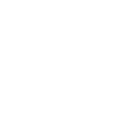
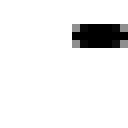
Revision of a layered (128, 128) image; what changed, layer by layer:
showed group "Zusätze" (39 layers) over [72, 24, 128, 48]
added group "Zusatz unsichtbar" with 2 layers in group "Zusätze" over [72, 24, 128, 48]
added layer "unsichtbar" in group "Zusatz unsichtbar" over [72, 24, 128, 48]
added group "Zusatz sichtbar" with 2 layers in group "Zusätze" over [72, 24, 128, 48]
added layer "sichtbar" in group "Zusatz sichtbar" over [72, 24, 128, 48]
hid group "Plugins" (1st of 2) (2 layers) over [72, 24, 120, 48]
renamed "März 2011" to "Icons 2011_03", hid the group it (23 layers) over [72, 24, 128, 48]
renamed "Basis" to "Icons Schwarz (Basis)", hid the group it (102 layers) over [72, 24, 128, 48]
